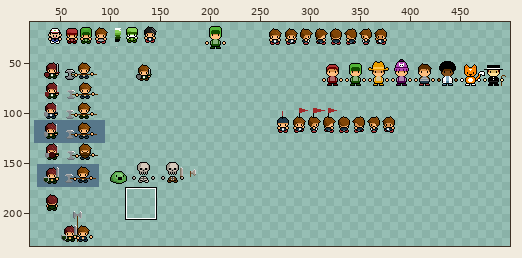
A sprite sheet gets an edit: extra/jumble.png. Above: a wide view before the commit, with the close-up outlined.
Close-up. Before the edit:
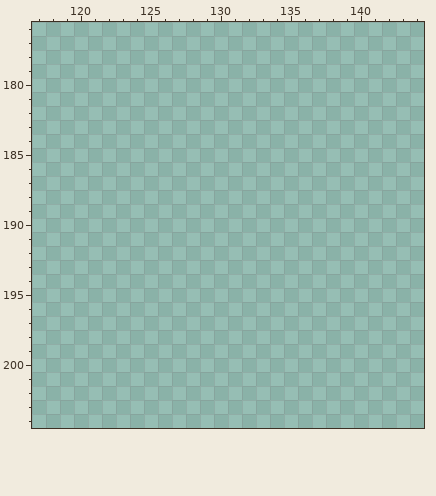
The file is 500x500 pixels. Colours within 5 levels of each other are drawn and written as one. Shown: x 117..144, y 176..204. The wide view leaves out empty margins.
Now the later version:
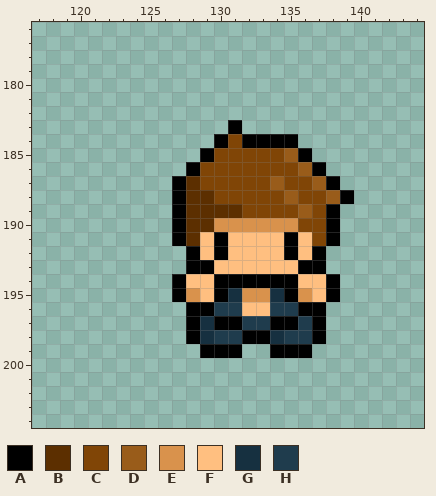
Palette (. is transparent): A #000000  B #5c2f00  C #804506  D #995c1a  E #d9924c  F #ffbf80  G #163040  H #1f3c4d
The author wrote: tile de fundo
What changed:
{"y":183,"x":131,"old":".","new":"A"}
{"y":184,"x":130,"old":"......","new":"ACAAAA"}
{"y":185,"x":129,"old":"........","new":"ACCCCCDA"}
{"y":186,"x":128,"old":"..........","new":"ACCCCCCCDA"}
{"y":187,"x":127,"old":"............","new":"ABCCCCCDCCDA"}
{"y":188,"x":127,"old":".............","new":"ABBCCCCCDCCDA"}
{"y":189,"x":127,"old":"............","new":"ABBBBCCCCDCA"}
{"y":190,"x":127,"old":"............","new":"ABBEEEEEECCA"}
{"y":191,"x":127,"old":"............","new":"ABFAFFFFAFCA"}
{"y":192,"x":128,"old":"..........","new":"AFAFFFFAFA"}
{"y":193,"x":128,"old":"..........","new":"AAFFFFFFAA"}
{"y":194,"x":127,"old":"............","new":"AFFAAAAAAFFA"}
{"y":195,"x":127,"old":"............","new":"AEFAGEEGAEFA"}
{"y":196,"x":128,"old":"..........","new":"AAHHFFHHAA"}
{"y":197,"x":128,"old":"..........","new":"AGAAHHAAHA"}
{"y":198,"x":128,"old":"..........","new":"AGHHAAGHHA"}
{"y":199,"x":129,"old":"...","new":"AAA"}
{"y":199,"x":134,"old":"...","new":"AAA"}
{"label":"added","picture_box":[172,120,354,358]}
